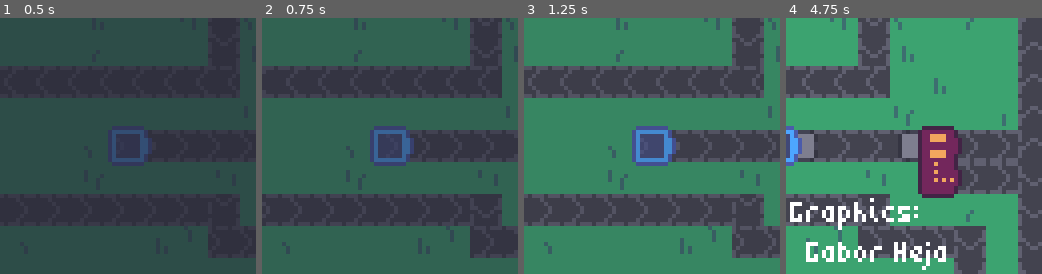
Above: before the commit, frames 1-4 (left to right).
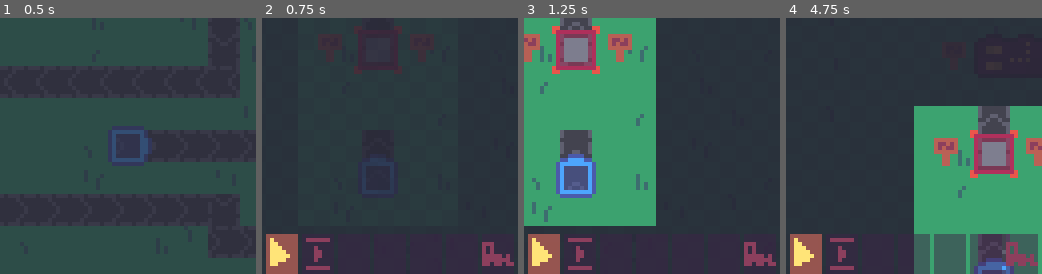
Above: after the commit, the same moments.

Repository: gheja/boxez
Game: Godot game, scene res://scenes/menu_screen.tscn
The game is run twice, just before and just after one commit, with the same random seed, the same clock (stepped at 60 frames per second) and the same inputs.
Inputs (mouse positions are in pixels of both pictures, inside the frame that each line leads up to):
- Up to frame 1 (0.5 s): no input
- Up to frame 2 (0.75 s): tap Enter at 0.5 s; move the mouse to (446, 133) at 0.52 s; hold Right (ui_right) from 0.53 s (still down); click (446, 133) at 0.67 s
- Up to frame 3 (1.25 s): keep holding Right (ui_right)
- Up to frame 4 (4.75 s): move the mouse to (862, 158) at 1.27 s; release Right (ui_right) at 1.28 s; hold Down (ui_down) 1.28-2.03 s; click (862, 158) at 1.42 s; move the mouse to (939, 89) at 2.02 s; hold Right (ui_right) 2.03-2.78 s; click (939, 89) at 2.17 s; move the mouse to (901, 197) at 2.77 s; hold Up (ui_up) 2.78-3.53 s; click (901, 197) at 2.92 s; move the mouse to (990, 184) at 3.52 s; hold Left (ui_left) from 3.53 s (still down); click (990, 184) at 3.67 s; move the mouse to (837, 107) at 4.27 s; click (837, 107) at 4.42 s

Frame 1 is identical in both runs. In frame 2, 70% of the frame differs, in the area x 0-100%, y 0-100%; in frame 3, 86%; in frame 4, 91%.

Commit message:
Added progress to the main screen

Diff:
--- a/src/scenes/menu_overlay.gd
+++ b/src/scenes/menu_overlay.gd
@@ -1,5 +1,6 @@
 extends Control
 
+var transition_active = false
 var credits_texts = [
 	"",
 	"Code:\n  Gabor Heja",
@@ -26,3 +27,17 @@
 		credits_index = 0
 
 	$CanvasLayer/RichTextLabel.text = credits_texts[credits_index]
+
+func do_transition():
+	if transition_active:
+		return
+
+	transition_active = true
+
+	get_tree().change_scene_to_file("res://scenes/main_screen.tscn")
+	AudioManager.start_main_music()
+	AudioManager.fade_menu_music()
+
+func _on_color_rect_gui_input(event):
+	if event is InputEventMouseButton:
+		do_transition()
--- a/src/scenes/menu_overlay.tscn
+++ b/src/scenes/menu_overlay.tscn
@@ -62,6 +62,7 @@
 text = "Music:
   Kim Lightyear"
 fit_content = true
+metadata/_edit_use_anchors_ = true
 
 [node name="ColorRect" type="ColorRect" parent="CanvasLayer"]
 anchors_preset = 15
@@ -70,6 +71,7 @@
 grow_horizontal = 2
 grow_vertical = 2
 color = Color(0.152941, 0.152941, 0.211765, 1)
+metadata/_edit_use_anchors_ = true
 
 [node name="AnimationPlayer" type="AnimationPlayer" parent="."]
 libraries = {
@@ -81,4 +83,5 @@
 wait_time = 1.5
 autostart = true
 
+[connection signal="gui_input" from="CanvasLayer/ColorRect" to="." method="_on_color_rect_gui_input"]
 [connection signal="timeout" from="Timer" to="." method="_on_timer_timeout"]
--- a/src/scenes/menu_screen.gd
+++ b/src/scenes/menu_screen.gd
@@ -2,6 +2,7 @@
 
 var level
 var frame_number = 0
+
 
 var demo_follows = [
 	# [ frame_number, object_name ]
